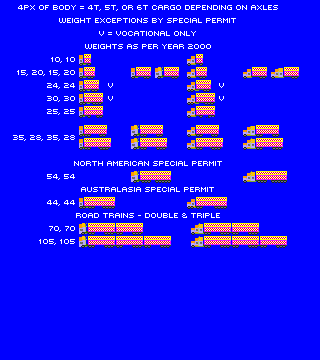
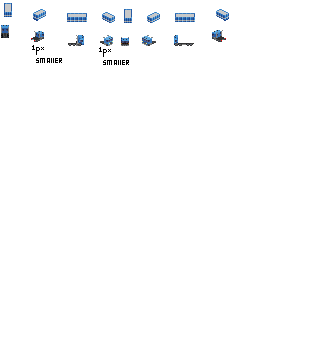
Layer changes from the first w=320, h=360 image to the second:
hid "v v v" over [108,83,224,101]
hid "10, 10 15, 20, 15, 20 24, 24 30, 30 25, 25 35, 28, 35, 28 54" over [13,57,75,245]
added layer "Layer 4" above "4PX of body = 4t, 5t, or 6T cargo depending on axles WEIGHT Exc" over [4,3,229,23]
hid "4PX of body = 4t, 5t, or 6T cargo depending on axles WEIGHT Exc" over [18,5,278,218]
hid "Layer 2" over [79,54,299,248]
showed "truck", painted on it over [1,25,226,65]
hid "Layer 3" over [0,0,320,360]
